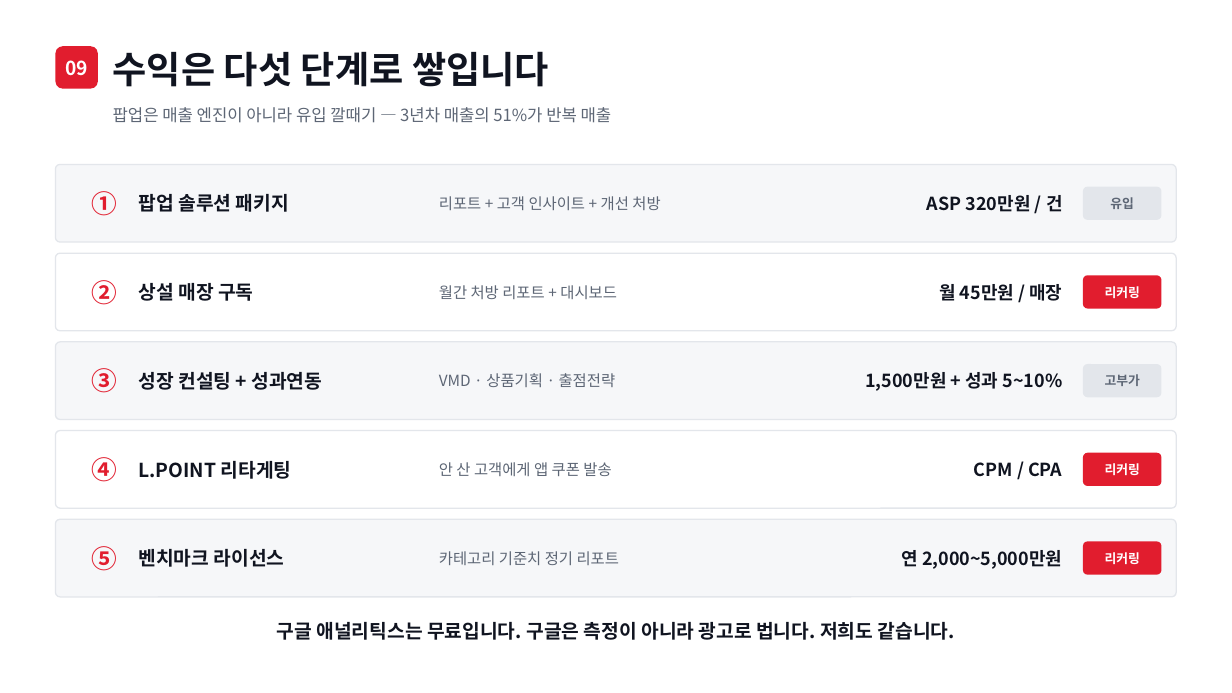
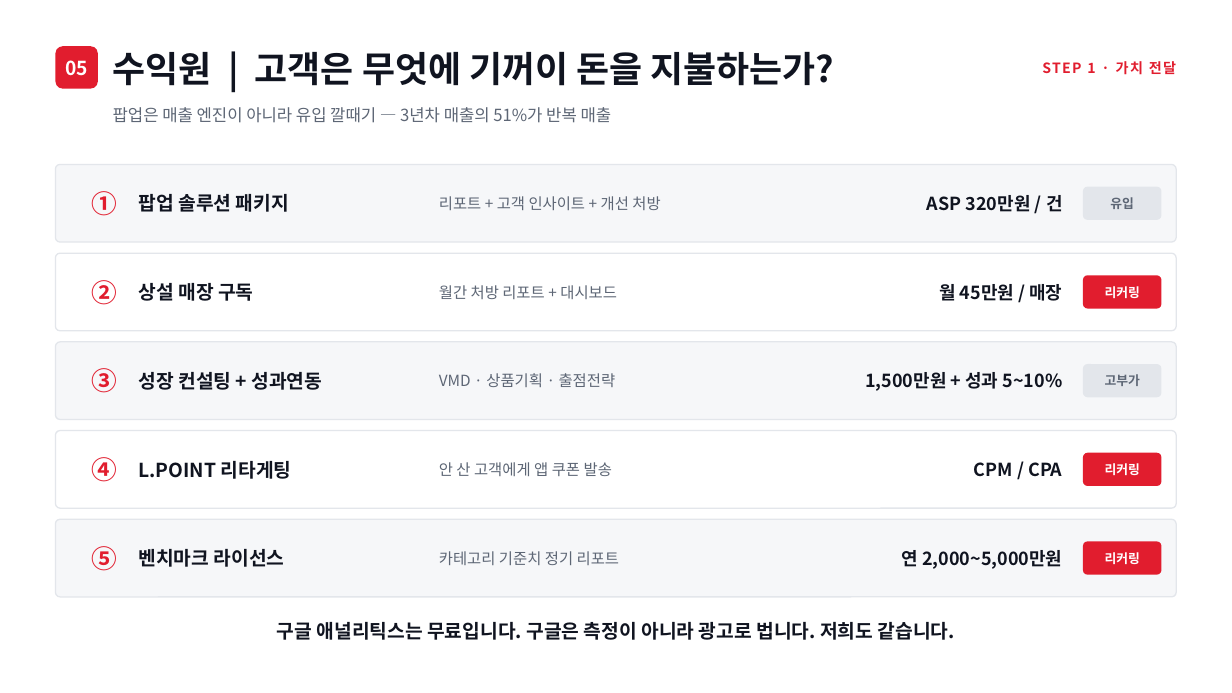
Before and after one commit to neti84-design/LMBA, a slide deck: slide 8 of LGA_롯데신사업_발표.pptx (slide 9 before the commit). Drawn at 1232x693 pixels with LibreOffice and Linux fonts; fonts in the diff are those of the drawing. Boxes give left, top, right and bottom in pixels: in the first picture for what was removed or moved away, otherwise in the second. Text is boxed around its words. In the diff, an @@ line names an element or a change of style, - is before the commit and + after.

```diff
--- a/LGA_롯데신사업_발표.pptx
+++ b/LGA_롯데신사업_발표.pptx
@@ text removed at (113, 51, 549, 87) @@
-수익은 다섯 단계로 쌓입니다
@@ text added at (113, 52, 835, 86), 28 pt, text #101420, bold @@
+수익원 | 고객은 무엇에 기꺼이 돈을 지불하는가?
@@ text at (65, 60, 88, 76): text changed @@
-09
+05
@@ text added at (1042, 61, 1176, 75), 11 pt, text #E11D2E, bold @@
+STEP 1 · 가치 전달
```
Also in this commit, not shown: 7 other slides changed, 7 slides added, 6 slides removed, 5 other files.
